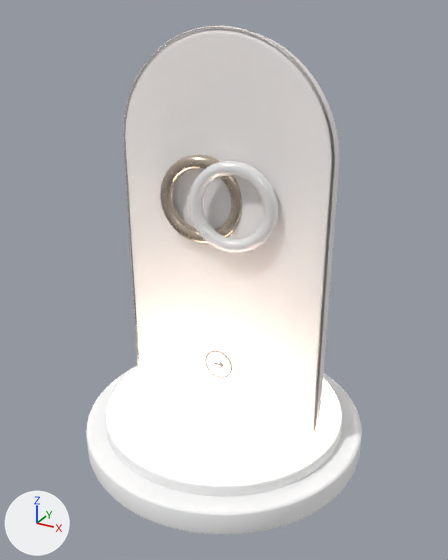
The glTF model web/studio/public/assets/hyper-atrium/crystal-crystal-orbit.glb: old version first, new version second.
Before and after are seen from a camera (50 mm lens) standing at (2.65, -4.82, 4.28) and looking at (0.04, -0.08, 1.91). Arrows for +X, +Y and +Z are at lower left; the lights stay in place. The older version comes first. Where no turn or scale is listed for an object, it has been applied to the vertices.

The first picture shows 'Approvals | interlocking ring 1.002', 'Approvals | interlocking ring 2.002', 'Crystal crystal-orbit | concealed warm light seam', 'Crystal crystal-orbit | front polished rim', 'Crystal crystal-orbit | lower travertine plinth', 'Crystal crystal-orbit | solid clear arched crystal', 'Crystal crystal-orbit | upper porcelain plinth' and 1 more.
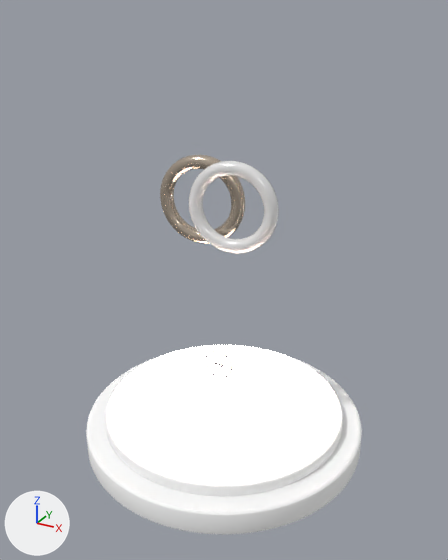
Edits to the bpy script that builds the scene:
```text
Remove ob_crystal_crystal_orbit___front_polished_rim:
    ob_crystal_crystal_orbit___front_polished_rim = bpy.data.objects.new('Crystal crystal-orbit | front polished rim', me_crystal_crystal_orbit___front_polished_rim_path)
    ob_crystal_crystal_orbit___front_polished_rim.location = (0.0, 0.0, 0.0)
Remove ob_crystal_crystal_orbit___solid_clear_arched_crystal:
    ob_crystal_crystal_orbit___solid_clear_arched_crystal = bpy.data.objects.new('Crystal crystal-orbit | solid clear arched crystal', me_crystal_crystal_orbit___solid_clear_arched_crystal_geometry)
    ob_crystal_crystal_orbit___solid_clear_arched_crystal.location = (0.0, 0.0, 0.0)
```

What differs and where, as boxes [x1, y1, x2, y2] in the pictures (448 x 560 px):
'Crystal crystal-orbit | solid clear arched crystal', deleted
    before: [125, 29, 339, 432]
'Crystal crystal-orbit | front polished rim', deleted
    before: [123, 25, 335, 433]
